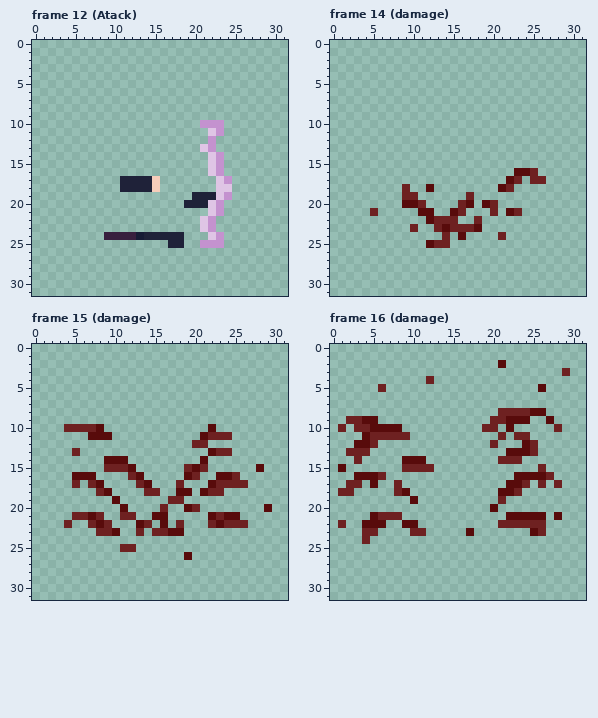
File history of a pixel-art file, assets/source/Player sprite.aseprite. This is how it looked before the edit.
32x32 pixels, 31 frames. Shown: frame 12 (Atack), frame 14 (damage), frame 15 (damage), frame 16 (damage). The commit also changed other frames, which this record leaves out.
And afterwards:
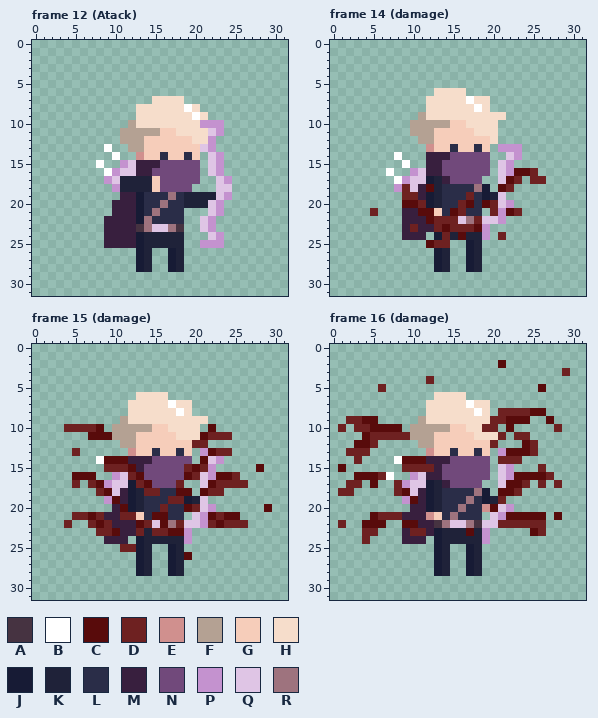
Palette (. is transparent): A #463341  B #ffffff  C #580b0b  D #6e2121  E #d0908e  F #b4a193  G #f6cdba  H #f6ddcb  J #171b35  K #1f2239  L #2a2d48  M #381f3e  N #71497b  P #c492cf  Q #dfc5e5  R #9e737e
From old to new:
layer "Acrco" now shown
layer "Player" now shown
Changed rows in their new state; - is an unchanged pixel.
Frame 12 (Atack), layer "Player":
first column x 8:
 7 -------HHHH---
 8 -----HHHHHHBH-
 9 -----HHHHHHHBH
10 ----FHHHHHHHH-
11 ---FFFFFGGHHHH
12 ---FFFGGGGGGHH
13 -B--FFGGGGGGG-
14 --B--EGGLGGLG-
15 B--PQMMMNNNNN-
16 -BPQQMMNNNNNN-
17 -PQ-----NNNNN-
18 --P-----NNNN--
19 ---MMJLLLRLK--
20 --MMMJLLRLL---
21 --MMMJLRLLL---
22 -MMMMJRLLLL---
23 -MMMMARQQRA---
25 -MMMMJKKK-----
26 -----JK--JK---
27 -----JK--JK---
28 -----JK--JK---
Frame 14 (damage), layers "Player", "Acrco":
first column x 7:
 6 ------HHHH-------
 7 -----HHHHHBHH----
 8 -----HHHHHHBH----
 9 ----FHHHHHHHHHH--
10 ---FFFFFGGHHHH---
11 ---FFFGGGGGHHH---
12 ----FFGGGGGGGH---
13 -----EGGLGGLG-PPP
14 -B---MMMNNNNN--QP
15 --B--MMNNNNNN-QP-
16 B--PQMMNNNNNN-QP-
17 -BPQQJKMNNNN--Q--
18 -P-QM-KLLLLRJ----
19 ----MJKLLL-LJKQ--
20 -----JKLL--L--QP-
21 --MM--GL--LL--P--
22 --MMM----QR-QQP--
23 --M-MM------P----
24 --MMM-J-K-KKP----
25 ----------JK-----
26 ------JK--JK-----
27 ------JK--JK-----
28 ------JK--JK-----
Frame 15 (damage), layers "Player", "Acrco":
first column x 8:
 6 -----HHHH-------
 7 ----HHHHHBHH----
 8 ----HHHHHHBH----
 9 ---FHHHHHHHHHH--
10 --FFFFFGGHHHH---
11 --FFFGGGGGHHH---
12 ---FFGGGGGGG----
13 ----EGGLGGLG-P--
14 B---MMMNNNNN--QP
15 -----MNNNNN---P-
16 --PQ--NNNNN--QP-
17 -PQQJ--NNN---Q--
18 --QMJK--LL------
19 -P-MJKLLL--JKQ--
20 --M-JKLL-LL--QP-
21 -MM--GL--LL-QP--
22 --MMM--Q-R-QQP--
23 ---MM-K----P----
24 -MMM-JKKKKKP----
25 -----JK--JK-----
26 -----JK--JK-----
27 -----JK--JK-----
28 -----JK--JK-----
Frame 16 (damage), layers "Player", "Acrco":
first column x 7:
 6 ------HHHH------
 7 -----HHHHHBHH---
 8 -----HHHHHHBH---
 9 ----FHHHHHHHH---
10 ---FFFFFGGHH----
11 ---FFFGGGGGHHH--
12 ----FFGGGGGGG---
13 -----EGGLGGLG-P-
14 -B---MMMNNNNN---
15 ------MNNNNNN-QP
16 B--PQMMNNNNNN-QP
17 --PQQJKMNNNN--Q-
18 ---QMJKLLLLRJ---
19 --P-MJKLLLRLJK--
20 ---MMJKLLRLLE-QP
21 --MMMEGLRLLL-QP-
22 ----MMARQQRAQQ--
23 --M--MJKKK-KP---
24 --MMM-JKKKKKP---
25 ------JK--JK----
26 ------JK--JK----
27 ------JK--JK----
28 ------JK--JK----
